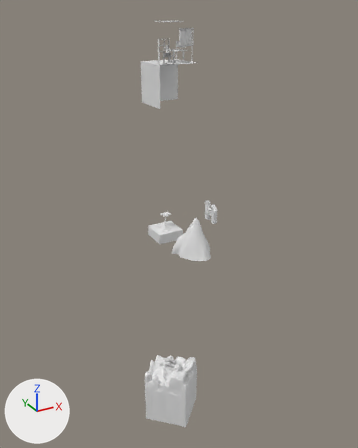
One commit to the glTF model apps/portfolio/public/SM_Scene.glb: the scene before it, then after it.
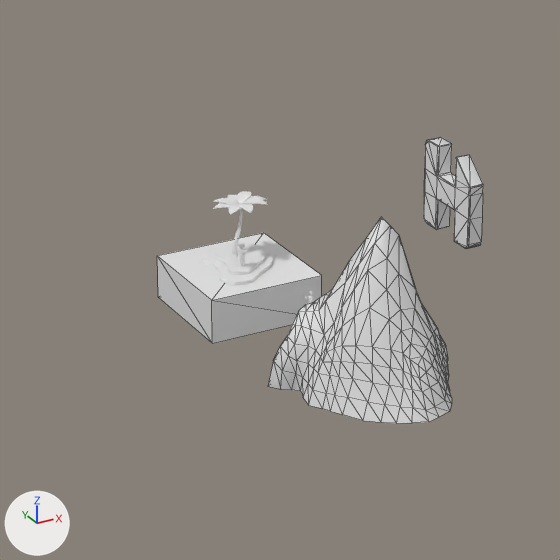
The first picture shows the older version from a camera (50 mm lens) standing at (-45.2, -86.0, 9.6) and looking at (2.5, 0.7, -33.7). The close-ups show both versions on the part from 32% to 65% of the width and 38% to 65% of the height of that picture; other places that the commit changed are outside them. The lights are fixed; the arrows at lower left show +X, +Y and +Z. The close-ups show mesh edges as thin lines. Where no turn or scale is listed for an object, it has been applied to the vertices. Vertices at the same position are counted once.

In view in the first close-up: 'Beach', 'Cube', 'HugoMeetLogo', 'Palm-tree', 'Water'.
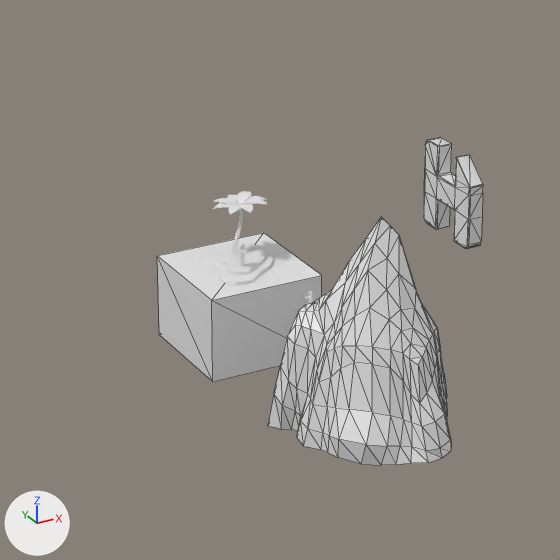
Edits to the bpy script that builds the scene:
```text
Change me_cube_011:
    used by ob_cube; location = (2.37, -5.68, -35.68)
    remove me_cube_011.from_pydata(...)  # 248 vertices, 456 faces; spans x -4.04..3.9, y -4.26..3.95, z -2.29..5.98
    add me_cube_011.from_pydata(...)  # 248 vertices, 456 faces; spans x -4.05..3.9, y -4.36..3.97, z -4.29..5.98
    me_cube_011 part 1: 134 of 248 vertices moved; they spanned x -4.04..3.9, y -4.26..3.95, z -2.29..0.03 and now span x -4.05..3.9, y -4.36..3.97, z -4.29..-0.14; mean shift (-0.03, -0.01, -1.56); largest move (-2.59, 3.24, -2.29) -> (-2.78, 3.48, -4.28)
Change me_cube_017:
    where me_cube_017.from_pydata(...)  # 8 vertices, 8 faces; spans x -2.9..2.9, y -2.9..2.9, z 0.7..2.9
    used by ob_water; location = (1.03, 4.42, -38.68)
    me_cube_017 part 2: the whole mesh is scaled about its middle by (1, 1, 1.91), then moved by (0.0, 0.0, -1.0)
```

Boxes (x1, y1, x2, y2) around the edits, measured in the close-ups (560 x 560 px; the box of a moved part takes in the faces that stretch with it):
'Cube', reshaped (20% taller)
    before: (268, 217, 452, 423)
    after: (268, 217, 451, 465)
'Water', mesh rescaled (35% taller)
    before: (157, 233, 322, 343)
    after: (157, 233, 322, 382)
part 1 of me_cube_011, moved or reshaped
    before: (268, 326, 452, 423)
    after: (268, 326, 451, 465)
part 2 of me_cube_017, moved or reshaped
    before: (157, 256, 313, 343)
    after: (157, 256, 313, 382)
